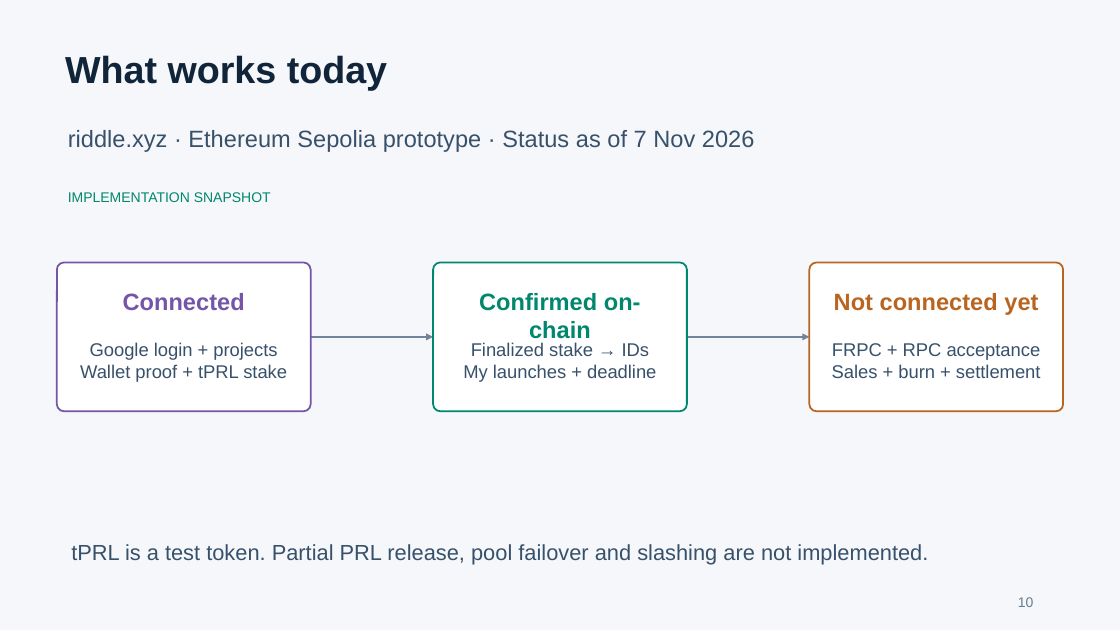
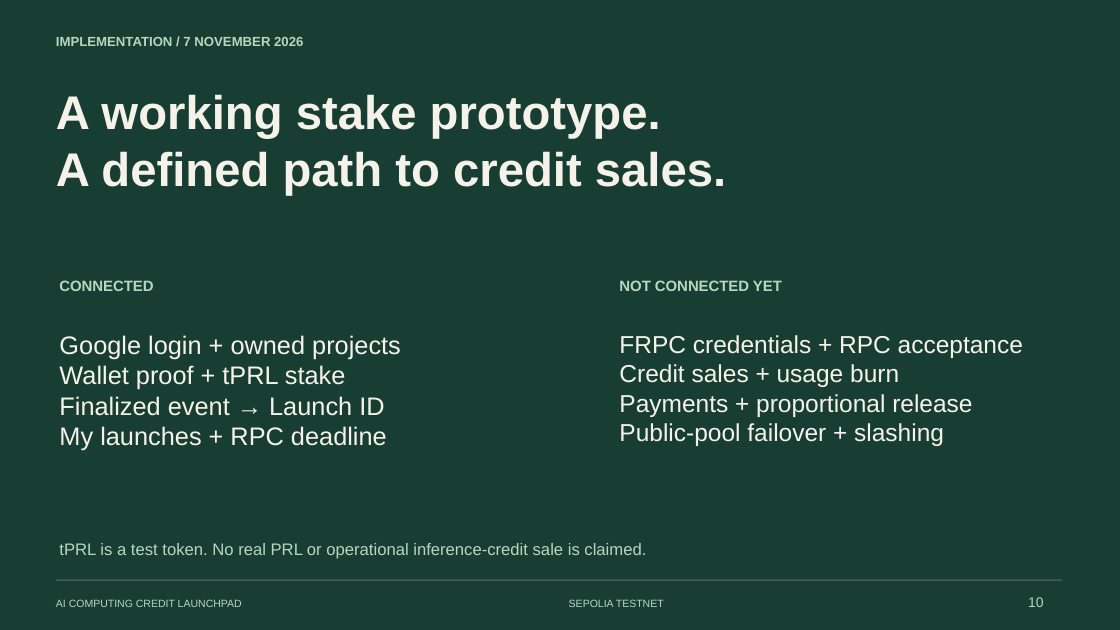
Before and after one commit to xgaozoyoe/cc-launchpad-router, a slide deck: slide 10 of apps/launchpad/public/whitepaper/ai-computing-credit-launchpad.pptx. Drawn at 1120x630 pixels with LibreOffice and Linux fonts; fonts in the diff are those of the drawing. Boxes give left, top, right and bottom in pixels: in the first picture for what was removed or moved away, otherwise in the second. Text is boxed around its words. In the diff, an @@ line names an element or a change of style, - is before the commit and + after.

```diff
--- a/apps/launchpad/public/whitepaper/ai-computing-credit-launchpad.pptx
+++ b/apps/launchpad/public/whitepaper/ai-computing-credit-launchpad.pptx
@@ background #F5F7FA to #183E33 @@
@@ text added at bbox=[56, 37, 303, 46], 11.2 pt, text #B7D6BE, bold @@
+IMPLEMENTATION / 7 NOVEMBER 2026
@@ text removed at bbox=[65, 55, 387, 91] @@
-What works today
@@ text added at bbox=[56, 94, 726, 195], 40.5 pt, text #F4F2E9, bold @@
+A working stake prototype.
+A defined path to credit sales.
@@ text removed at bbox=[68, 192, 271, 202] @@
-IMPLEMENTATION SNAPSHOT
@@ rounded rectangle removed at bbox=[57, 262, 311, 411] @@
@@ rounded rectangle removed at bbox=[434, 262, 687, 411] @@
@@ rounded rectangle removed at bbox=[810, 262, 1064, 411] @@
@@ text at bbox=[59, 280, 153, 291]: text changed; size 20.2 to 12.8 pt; text colour #7555A8 to #B7D6BE @@
-Connected
+CONNECTED
@@ text removed at bbox=[479, 293, 641, 343] @@
-Confirmed on-chain
@@ text at bbox=[619, 280, 782, 291]: text changed; size 20.2 to 12.8 pt; text colour #B96520 to #B7D6BE @@
-Not connected yet
+NOT CONNECTED YET
@@ text "Google login + owned projects": place and size @@
-text "Google login + owned projects" at bbox=[80, 342, 287, 382]
+text "Google login + owned projects" at bbox=[59, 335, 401, 451]
@@ text at bbox=[59, 335, 401, 359]: text changed; size 15.8 to 21.8 pt; text colour #38516B to #F4F2E9 @@
-Google login + projects
+Google login + owned projects
@@ arrow removed from (311, 337) to (434, 337) @@
@@ text removed at bbox=[463, 342, 656, 382] @@
-Finalized stake → IDs
-My launches + deadline
@@ text added at bbox=[619, 335, 1023, 446], 21 pt, text #F4F2E9 @@
+FRPC credentials + RPC acceptance
+Credit sales + usage burn
+Payments + proportional release
+Public-pool failover + slashing
@@ arrow removed from (687, 337) to (810, 337) @@
@@ text removed at bbox=[832, 343, 1041, 378] @@
-FRPC + RPC acceptance
-Sales + burn + settlement
@@ text at bbox=[59, 365, 346, 390]: size 15.8 to 21.8 pt, text colour #38516B to #F4F2E9 in "Wallet proof + tPRL stake"; alignment centre to left @@
@@ text at bbox=[59, 396, 387, 451]: paragraphs added @@
+Finalized event → Launch ID
+My launches + RPC deadline
@@ text at bbox=[59, 543, 646, 559]: text changed; size 18.8 to 14.2 pt; text colour #38516B to #B7D6BE @@
-tPRL is a test token. Partial PRL release, pool failover and slashing are not implemented.
+tPRL is a test token. No real PRL or operational inference-credit sale is claimed.
@@ line added from (56, 581) to (1063, 581), #406052 1.13 pt @@
@@ text added at bbox=[56, 599, 242, 607], 9 pt, text #B7D6BE @@
+AI COMPUTING CREDIT LAUNCHPAD
@@ text at bbox=[569, 599, 664, 607]: text changed; size 20.2 to 9 pt; text colour #38516B to #B7D6BE @@
-riddle.xyz · Ethereum Sepolia prototype · Status as of 7 Nov 2026
+SEPOLIA TESTNET
@@ text "10": place and size @@
-text "10" at bbox=[1018, 597, 1034, 607]
+text "10" at bbox=[1028, 597, 1044, 607]
@@ text "10" at bbox=[1028, 597, 1044, 607]: text colour #687C90 to #B7D6BE @@
```
Also in this commit, not shown: 2 other slides changed, 7 slides added, 7 slides removed, 1 other file.
